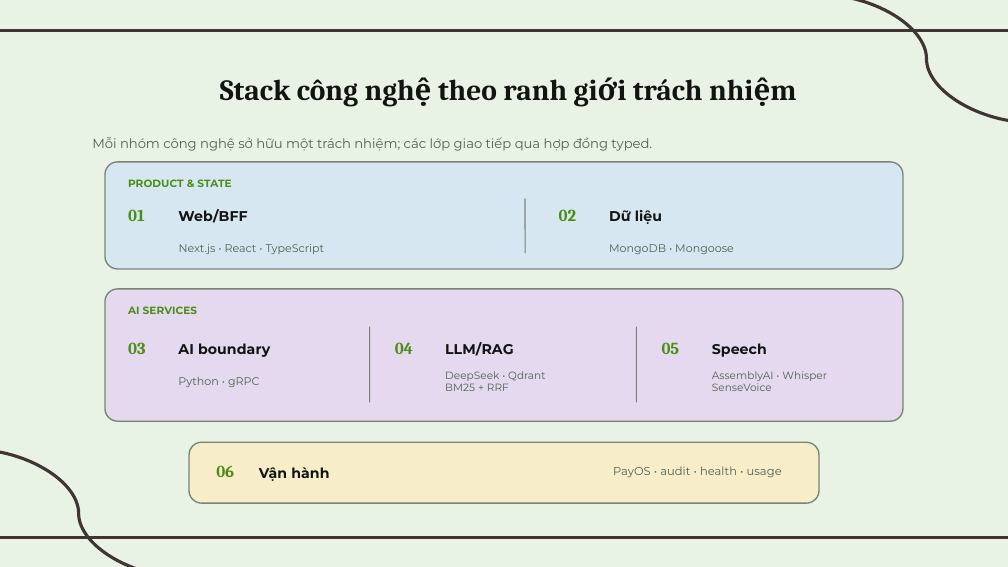
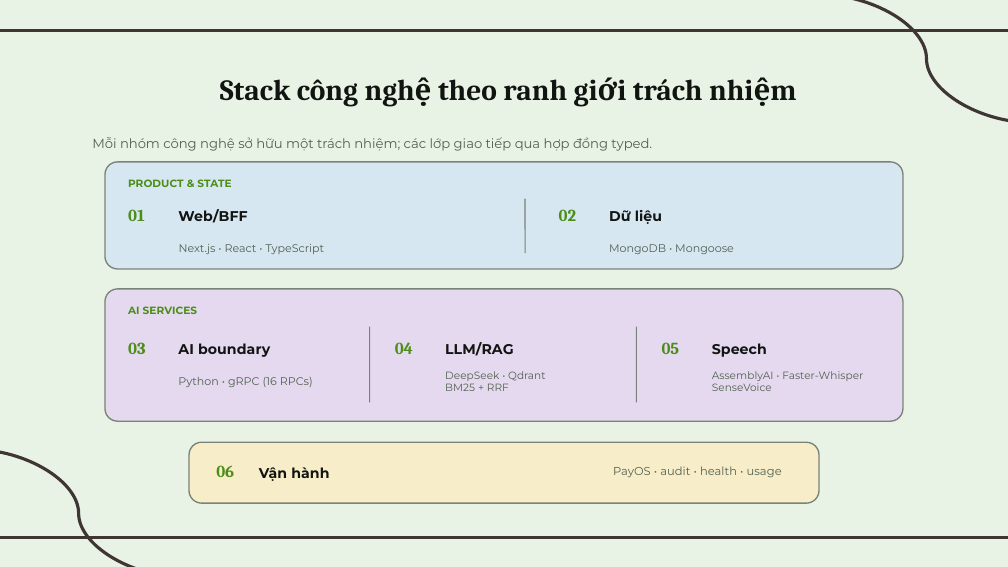
Before and after one commit to leemjnnkdzuy/InterV, a slide deck: slide 23 of Review/KLTN_InterV_LeMinhDuy_v18.pptx. Drawn at 1008x567 pixels with LibreOffice and Linux fonts; fonts in the diff are those of the drawing. Boxes give left, top, right and bottom in pixels: in the first picture for what was removed or moved away, otherwise in the second. Text is boxed around its words. In the diff, an @@ line names an element or a change of style, - is before the commit and + after.

```diff
--- a/Review/KLTN_InterV_LeMinhDuy_v18.pptx
+++ b/Review/KLTN_InterV_LeMinhDuy_v18.pptx
@@ text at (x1=178, y1=377, x2=313, y2=387): text changed @@
-Python • gRPC
+Python • gRPC (16 RPCs)
@@ text at (x1=712, y1=371, x2=863, y2=381): text changed @@
-AssemblyAI • Whisper
+AssemblyAI • Faster-Whisper
```
Also in this commit, not shown: 3 other slides changed, 36 other files.
